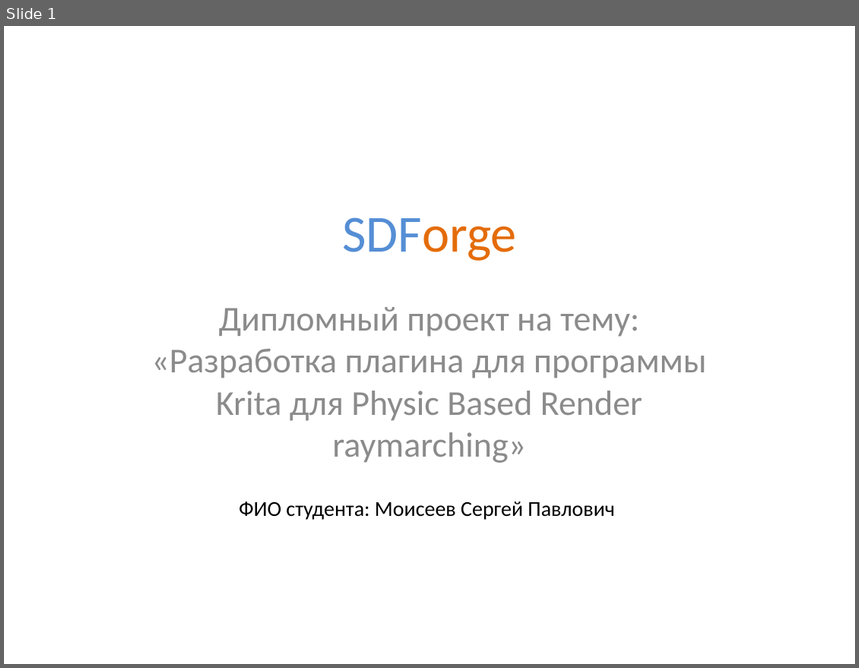
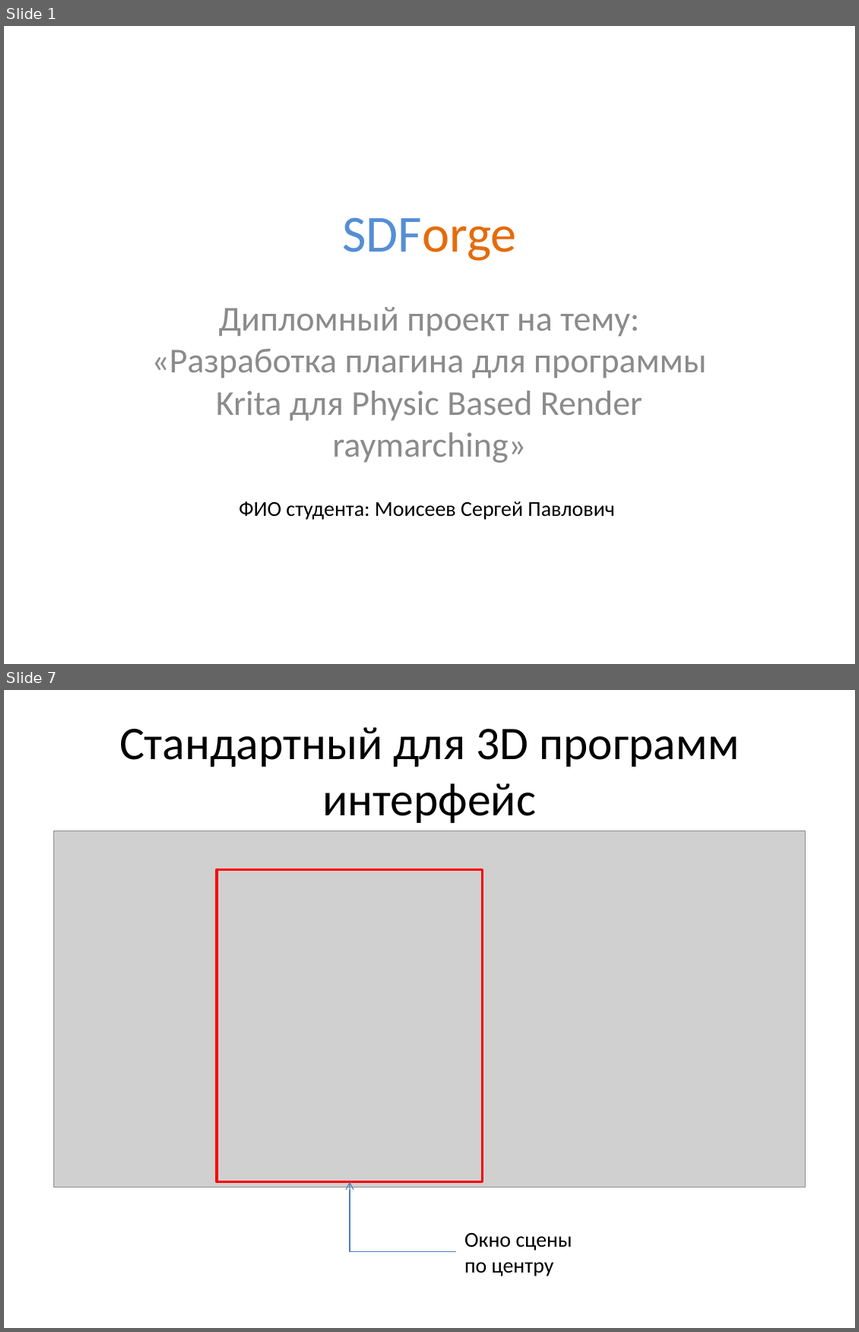
Before and after one commit to lomovoyPlayer/SDForge, a slide deck: SDForge/docs/SDForge Презентация.pptx. Shown one above the other, each under a label of ours: slide 1 before the commit, slides 1 and 7 after it; the slides between them are not shown. The pictures are 859x668 and 859x1332 pixels, drawn with LibreOffice and Linux fonts; fonts in the diff are those of the drawing; grey boxes stand for pictures. Boxes give left, top, right and bottom in pixels: in the first picture for what was removed or moved away, otherwise in the second. Text is boxed around its words. In the diff, an @@ line names an element or a change of style, - is before the commit and + after.

```diff
--- a/SDForge/docs/SDForge Презентация.pptx
+++ b/SDForge/docs/SDForge Презентация.pptx
@@ slide 7 added at [4,690,855,1328], background #FFFFFF @@
@@ title added at [120,727,739,823], 39.6 pt, text #000000 @@
+Стандартный для 3D программ интерфейс
@@ picture added at [54,831,806,1187] @@
@@ rectangle added at [217,869,484,1182], outline #FF0000 2 pt @@
@@ elbow arrow added from (456, 1252) to (350, 1182), #4B7EBC 0.75 pt @@
@@ text added at [465,1233,572,1277], 18 pt, text #000000 @@
+Окно сцены по центру
```
Also in this commit, not shown: 23 other slides added, 1 slide removed, 3 other files.
